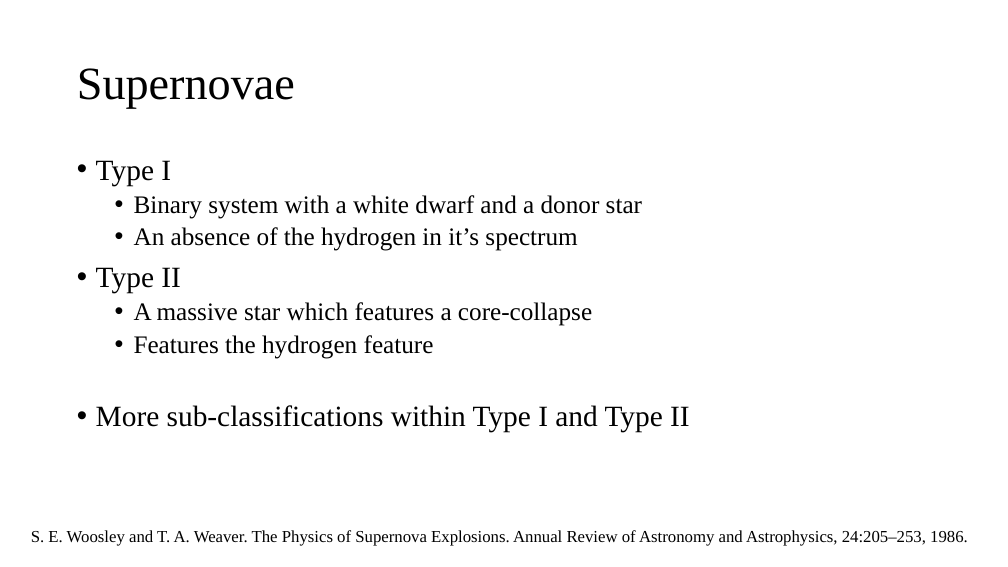
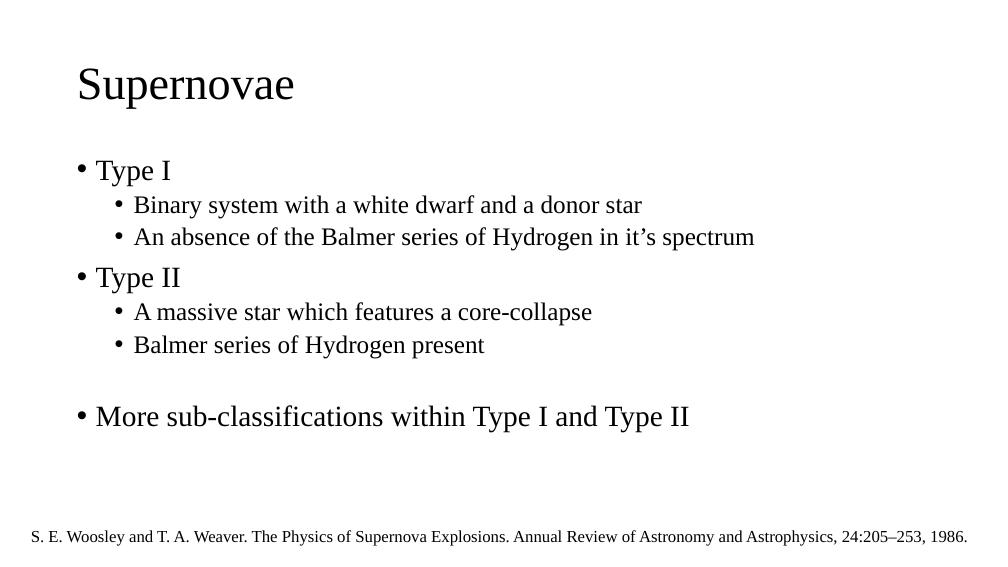
Before and after one commit to cao-jacky/degree_level3, a slide deck: slide 3 of physics_problem_solving/supernova_cosmology_jacky_cao.pptx. Drawn at 1008x567 pixels with LibreOffice and Linux fonts; fonts in the diff are those of the drawing. Boxes give left, top, right and bottom in pixels: in the first picture for what was removed or moved away, otherwise in the second. Text is boxed around its words. In the diff, an @@ line names an element or a change of style, - is before the commit and + after.

```diff
--- a/physics_problem_solving/supernova_cosmology_jacky_cao.pptx
+++ b/physics_problem_solving/supernova_cosmology_jacky_cao.pptx
@@ text at <box>134,227,754,251</box>: text changed @@
-  • An absence of the hydrogen in it’s spectrum
+  • An absence of the Balmer series of Hydrogen in it’s spectrum
@@ text at <box>134,335,485,359</box>: text changed @@
-  • Features the hydrogen feature
+  • Balmer series of Hydrogen present
```
Also in this commit, not shown: 3 other slides changed.
